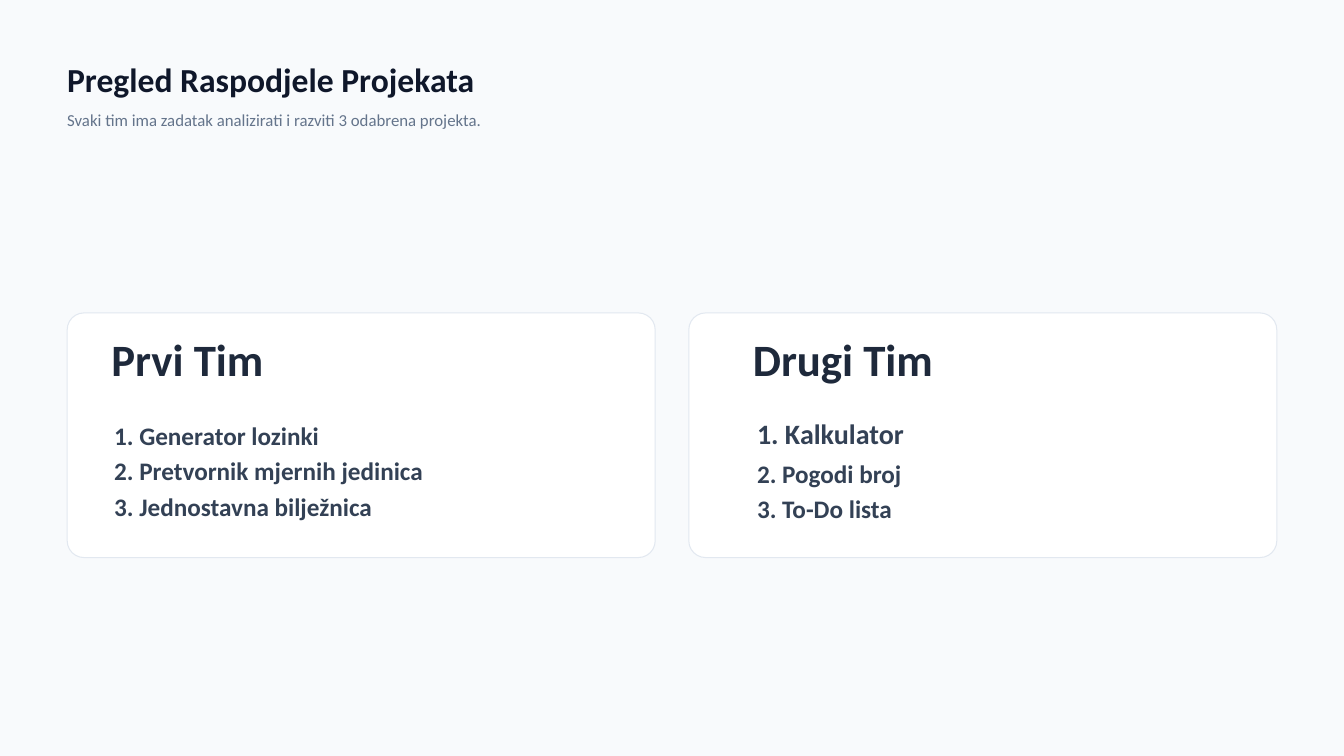
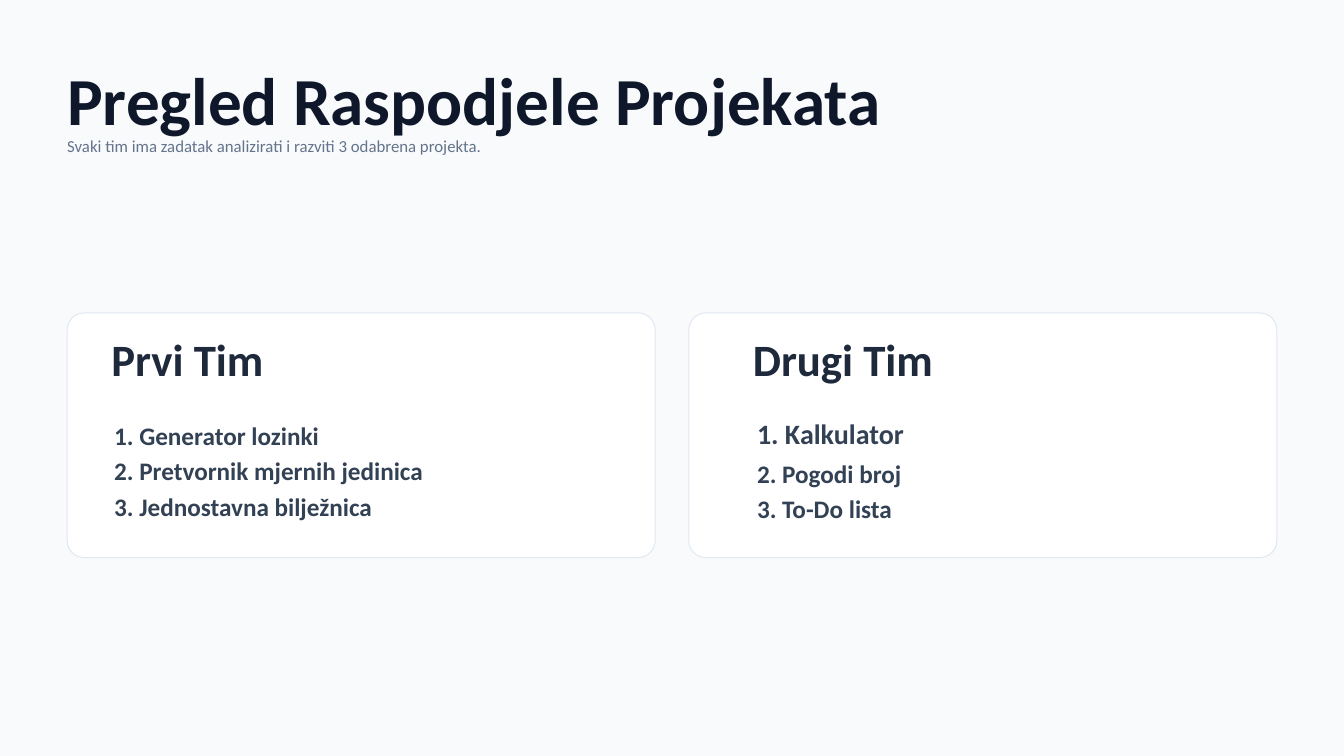
Before and after one commit to Lovro-Klaric239/Mikroprojekt, a slide deck: slide 2 of Prijedlozi Projekata Aplikacija.pptx. Drawn at 1344x756 pixels with LibreOffice and Linux fonts; fonts in the diff are those of the drawing. Boxes give left, top, right and bottom in pixels: in the first picture for what was removed or moved away, otherwise in the second. Text is boxed around its words. In the diff, an @@ line names an element or a change of style, - is before the commit and + after.

```diff
--- a/Prijedlozi Projekata Aplikacija.pptx
+++ b/Prijedlozi Projekata Aplikacija.pptx
@@ text "Pregled Raspodjele Projekata" at [67, 78, 881, 142]: size 24 to 48 pt @@
@@ text "Svaki tim ima zadatak analizirati ...": place and size @@
-text "Svaki tim ima zadatak analizirati ..." at [67, 114, 481, 129]
+text "Svaki tim ima zadatak analizirati ..." at [67, 140, 481, 155]
```
Also in this commit, not shown: 3 other slides changed.
